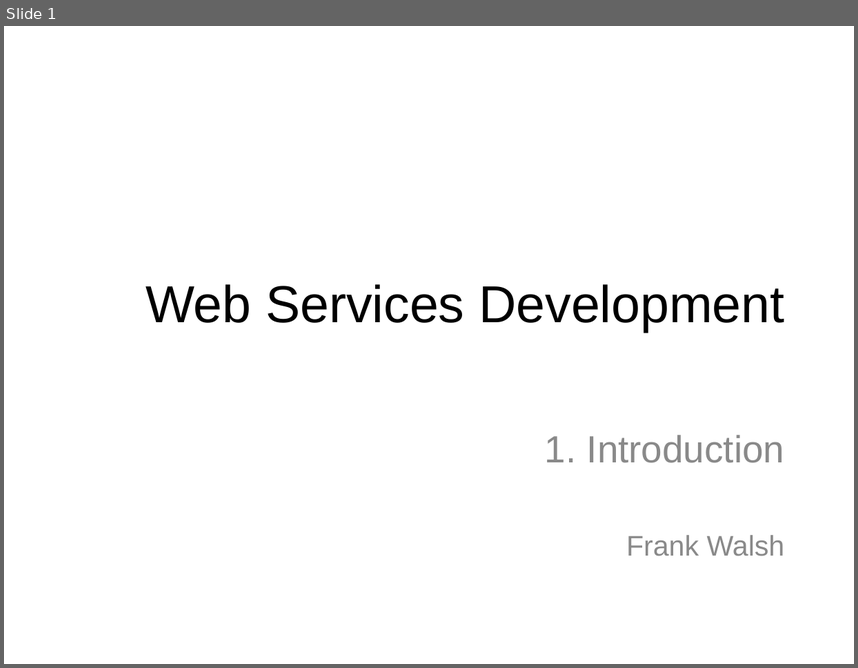
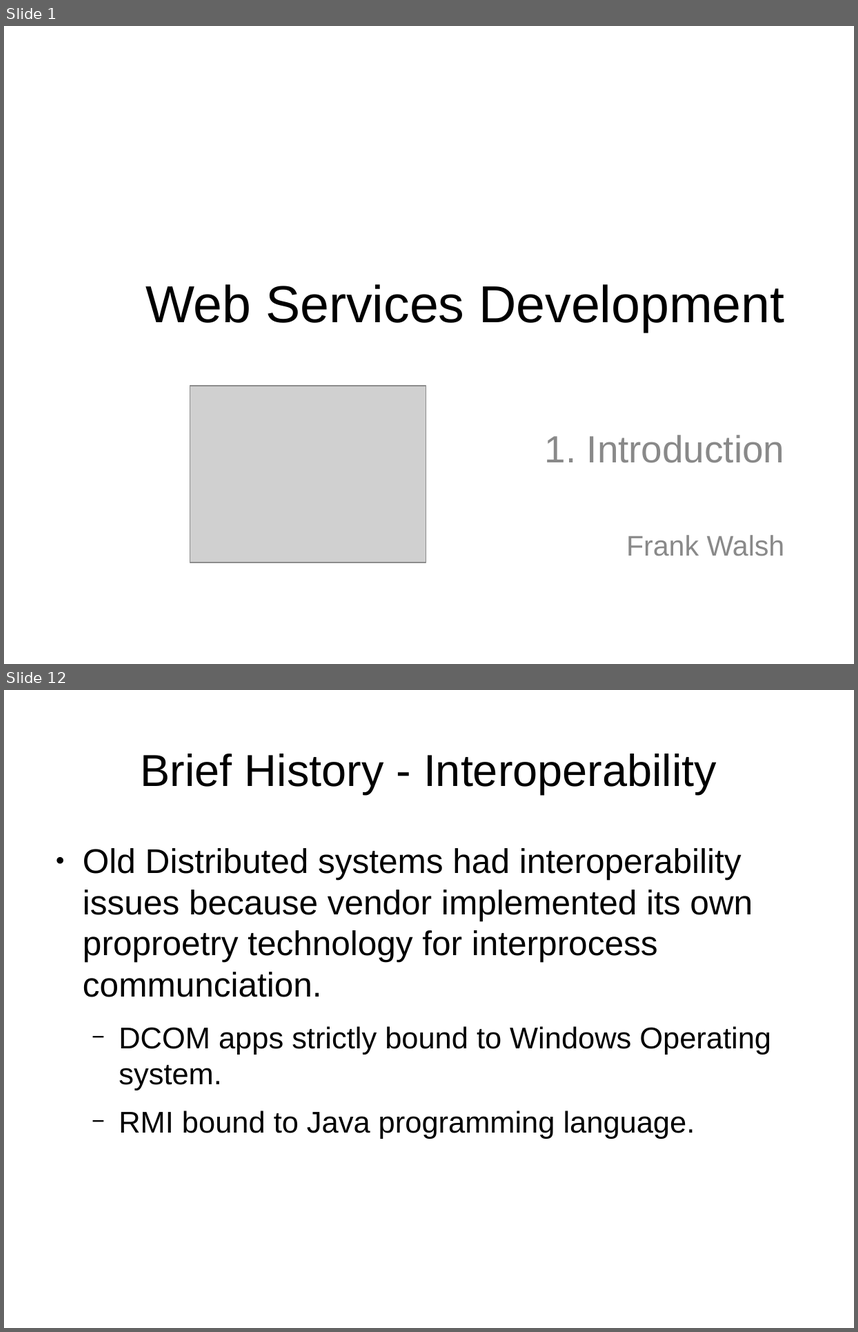
Before and after one commit to wit-computing/web-services-2016, a slide deck: topic01/talk-1/web-services-intro.odp. Shown one above the other, each under a label of ours: slide 1 before the commit, slides 1 and 12 after it; the slides between them are not shown. The pictures are 858x668 and 858x1332 pixels, drawn with LibreOffice and Linux fonts; fonts in the diff are those of the drawing; grey boxes stand for pictures. Boxes give left, top, right and bottom in pixels: in the first picture for what was removed or moved away, otherwise in the second. Text is boxed around its words. In the diff, an @@ line names an element or a change of style, - is before the commit and + after.

```diff
--- a/topic01/talk-1/web-services-intro.odp
+++ b/topic01/talk-1/web-services-intro.odp
@@ slide 12 added at [4,690,854,1328], background #FFFFFF @@
@@ title added at [141,753,717,794], 42.1 pt, text #000000 @@
+Brief History - Interoperability
@@ text added at [83,848,771,1138], 32.2 pt, text #000000 @@
+● Old Distributed systems had interoperability issues because vendor implemented its own proproetry technology for interprocess communciation.
+  − DCOM apps strictly bound to Windows Operating system.
+  − RMI bound to Java programming language.
@@ slide 1 changed as well @@
@@ picture added at [190,385,426,562] @@
```
Also in this commit, not shown: 1 other slide changed, 15 other slides added, 2 other files.
